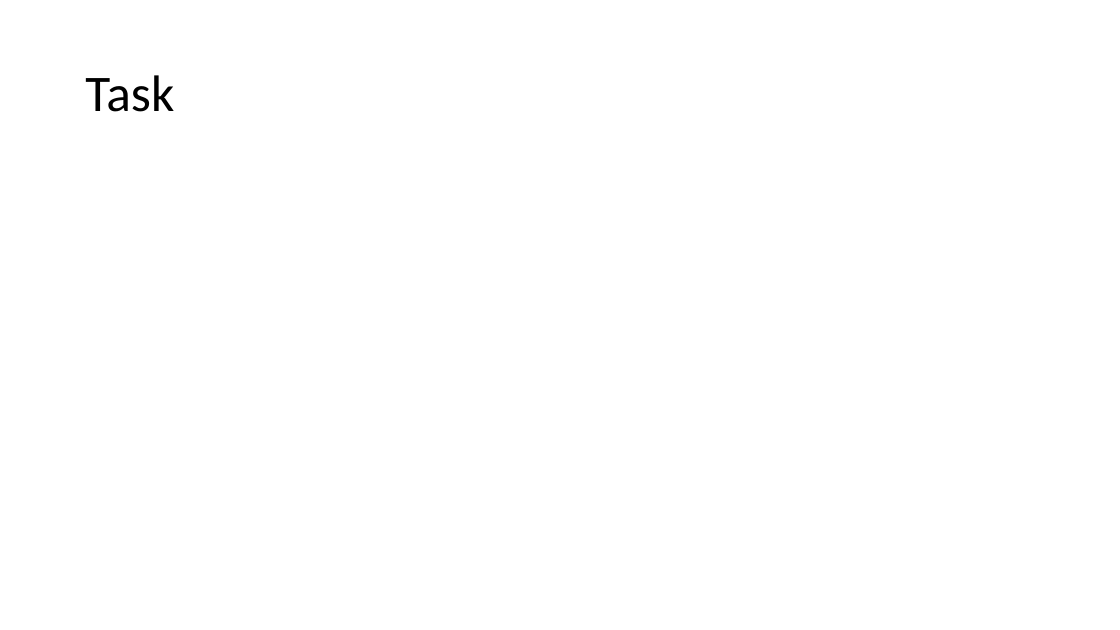
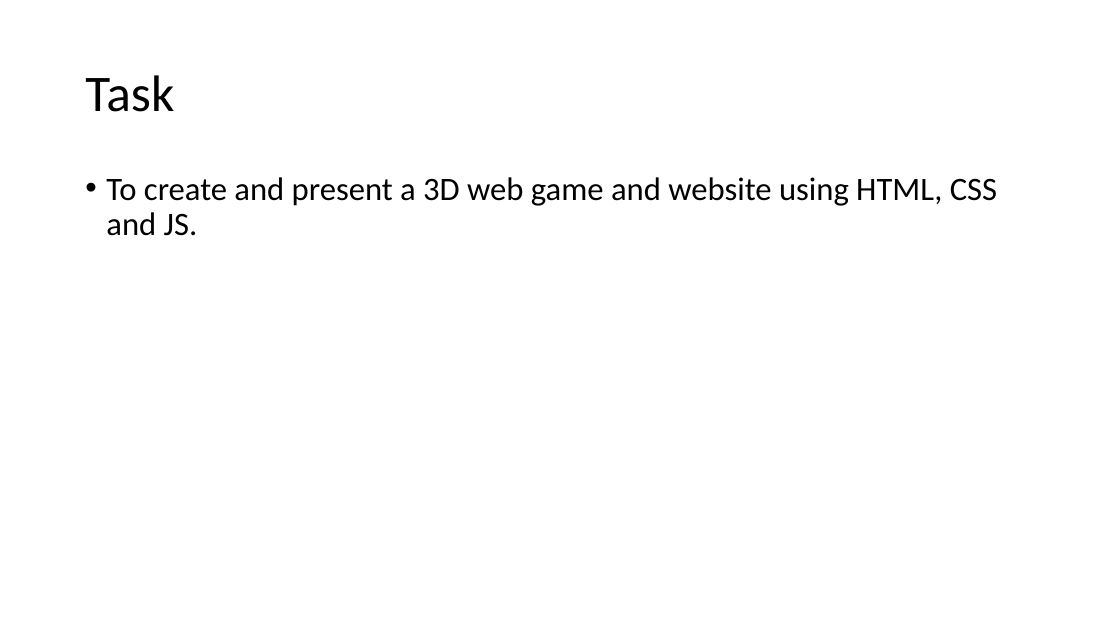
Before and after one commit to MamudRostam/3DWebGame, a slide deck: slide 2 of CMP5360 Web Game Development/My3DWebGamePresentation.pptx. Drawn at 1120x630 pixels with LibreOffice and Linux fonts; fonts in the diff are those of the drawing. Boxes give left, top, right and bottom in pixels: in the first picture for what was removed or moved away, otherwise in the second. Text is boxed around its words. In the diff, an @@ line names an element or a change of style, - is before the commit and + after.

Commit message:
Website presentationUpdate

```diff
--- a/CMP5360 Web Game Development/My3DWebGamePresentation.pptx
+++ b/CMP5360 Web Game Development/My3DWebGamePresentation.pptx
@@ text added at (106, 177, 997, 236), 28 pt, text #000000 @@
+• To create and present a 3D web game and website using HTML, CSS and JS.
```
Also in this commit, not shown: 2 other slides changed, 1 slide added, 1 slide removed.
